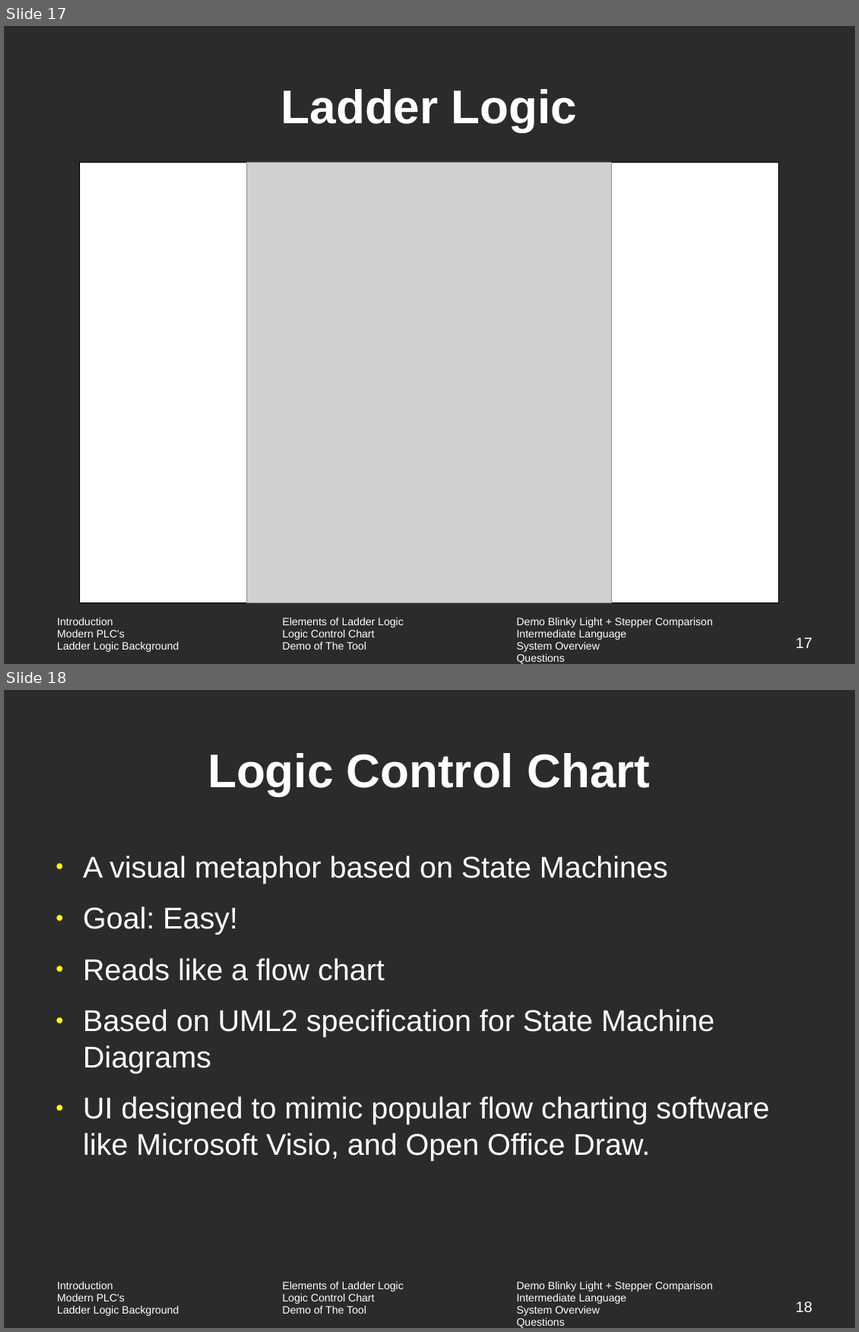
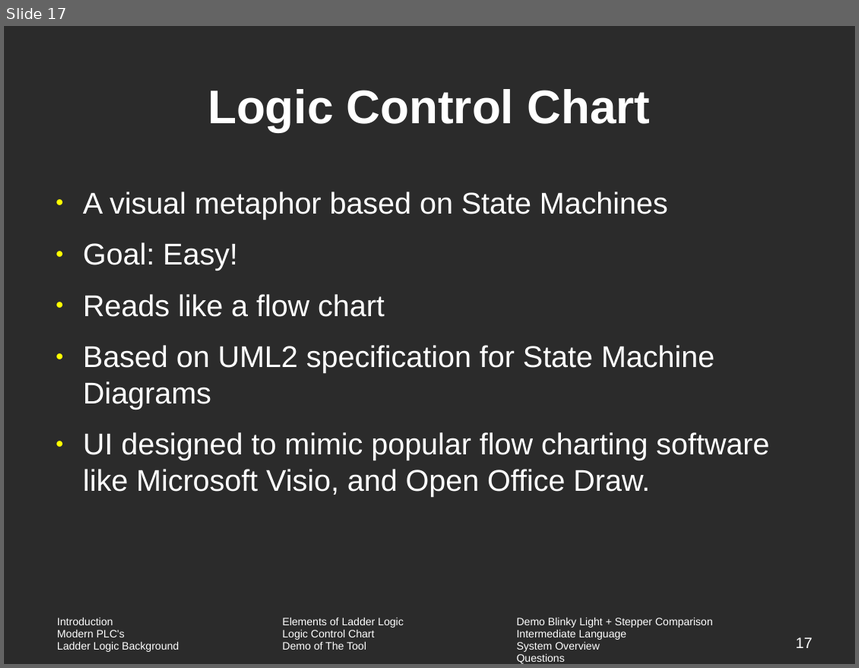
Before and after one commit to vortex-5/plcthesis, a slide deck: presentation/Seminar.odp. Shown one above the other, each under a label of ours: slides 17 and 18 before the commit, slide 17 after it. The pictures are 859x1332 and 859x668 pixels, drawn with LibreOffice and Linux fonts; fonts in the diff are those of the drawing; grey boxes stand for pictures; background and template pictures are left out; a plain dark background stands for a picture behind light text. Boxes give left, top, right and bottom in pixels: in the first picture for what was removed or moved away, otherwise in the second. Text is boxed around its words. In the diff, an @@ line names an element or a change of style, - is before the commit and + after.

```diff
--- a/presentation/Seminar.odp
+++ b/presentation/Seminar.odp
@@ slide 17 removed at [4,26,855,664], background picture (left out); not listed: 1 template element that a slide beside it also shows @@
@@ title removed at [281,89,577,132] @@
-Ladder Logic
@@ rectangle removed at [80,163,779,604] @@
@@ picture removed at [247,163,612,604] @@
@@ page number removed at [796,638,813,648] @@
-17
@@ what was slide 18 is now slide 17 @@
@@ page number at [796,638,813,648]: text changed @@
-18
+17
```
Also in this commit, not shown: 4 slides changed, 3 other slides removed, 5 other files.
